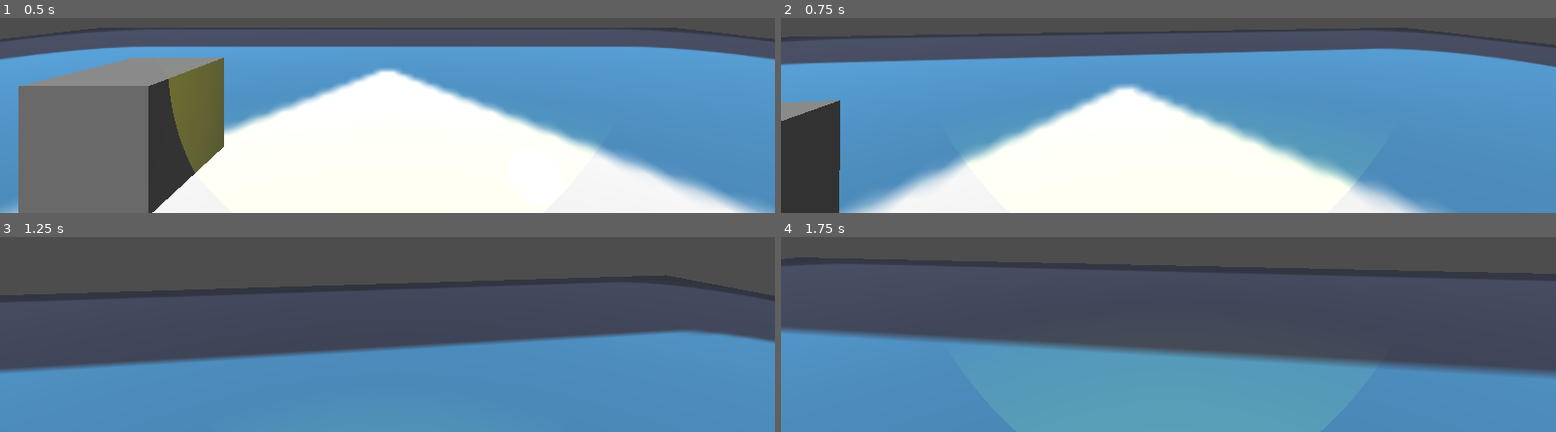
Above: before the commit, frames 1-4 (two rows, left to right).
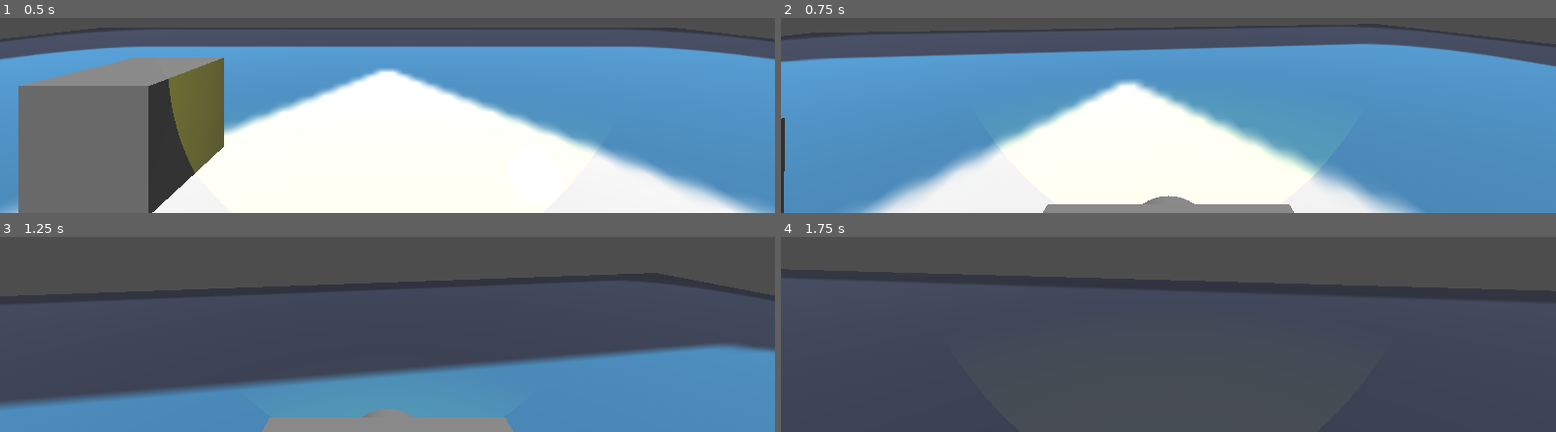
Above: after the commit, the same moments.

Repository: BrokHoly/spark-them-all
Game: Godot game, scene res://levels/sand_box.tscn
Two runs of this game, one before a commit and one after it. Both use one fixed random seed, a clock stepped at 60 frames per second and the inputs below. The engine's default icon, where the game draws it, is replaced by a stand-in: a white triangle on a blue panel in a dark square.
Inputs (mouse positions are in pixels of both pictures, inside the frame that each line leads up to):
- Up to frame 1 (0.5 s): no input
- Up to frame 2 (0.75 s): tap Enter at 0.5 s; move the mouse to (outside the picture) at 0.52 s; hold W (move_forward) from 0.53 s (still down); hold Ctrl (sprint, bound only after the commit) from 0.53 s (still down)
- Up to frame 3 (1.25 s): keep holding W (move_forward); keep holding Ctrl (sprint, bound only after the commit); tap Space (jump) at 0.77 s
- Up to frame 4 (1.75 s): keep holding W (move_forward); move the mouse to (outside the picture) at 1.27 s; release Ctrl (sprint, bound only after the commit) at 1.28 s; tap Ctrl (sprint, bound only after the commit) at 1.35 s; tap Space (jump) at 1.52 s

Frame 1 is identical in both runs. In frame 2, 13% of the frame differs, in the area x 0-100%, y 2-100%; in frame 3, 18%; in frame 4, 49%, in the area x 0-100%, y 10-100%.

Commit message:
Added Sprint (speed & fov)

Diff:
--- a/characters/player/player.gd
+++ b/characters/player/player.gd
@@ -2,10 +2,14 @@
 
 # Relative to player control
 const SPEED = 5.0
+const SPRINT_MULTIPLIER = 1.5
 const JUMP_VELOCITY = 4.5
 const LOOK_SENSITIVITY = 0.002
 const JOYSTICK_SENSITIVITY = 3.0
 const JOYSTICK_DEADZONE = 0.15
+const BASE_FOV = 75.0
+const SPRINT_FOV = 85.0
+
 var isFPS: bool = true
 
 # Relative to the lamp
@@ -14,8 +18,10 @@
 const LAMP_FOCUS_ANGLE = 30
 const LAMP_FOCUS_RANGE = 10
 
-@onready var camera: Node3D = $FPSAnchor
+@onready var fps_anchor: Node3D = $FPSAnchor
+@onready var camera: Camera3D = $FPSAnchor/Camera3D
 @onready var lamp: Node3D = $LampAnchor
+
 
 func _ready() -> void:
 	Input.set_mouse_mode(Input.MOUSE_MODE_CAPTURED)
@@ -33,12 +39,19 @@
 	var input_dir := Input.get_vector("move_left", "move_right", "move_forward", "move_backward")
 	var direction := (transform.basis * Vector3(input_dir.x, 0, input_dir.y)).normalized()
 
+	var speed_multiplier = 1.0
+	var fov = BASE_FOV
+	if(Input.is_action_pressed("sprint")):
+		speed_multiplier = SPRINT_MULTIPLIER
+		fov = SPRINT_FOV
+
+	camera.fov = lerp(camera.fov, fov, 8.0 * delta)
 	if direction:
-		velocity.x = direction.x * SPEED
-		velocity.z = direction.z * SPEED
+		velocity.x = direction.x * SPEED * speed_multiplier
+		velocity.z = direction.z * SPEED * speed_multiplier
 	else:
-		velocity.x = move_toward(velocity.x, 0, SPEED)
-		velocity.z = move_toward(velocity.z, 0, SPEED)
+		velocity.x = move_toward(velocity.x, 0, SPEED * speed_multiplier)
+		velocity.z = move_toward(velocity.z, 0, SPEED * speed_multiplier)
 
 	move_and_slide()
 
@@ -54,8 +67,8 @@
 	if event is InputEventMouseMotion and Input.get_mouse_mode() == Input.MOUSE_MODE_CAPTURED:
 		rotate_y(-event.relative.x * LOOK_SENSITIVITY)
 
-		camera.rotate_x(-event.relative.y * LOOK_SENSITIVITY)
-		camera.rotation.x = clamp(camera.rotation.x, -PI/2, PI/2)
+		fps_anchor.rotate_x(-event.relative.y * LOOK_SENSITIVITY)
+		fps_anchor.rotation.x = clamp(fps_anchor.rotation.x, -PI/2, PI/2)
 
 		update_lamp_rotation()
 
@@ -69,12 +82,12 @@
 
 	rotate_y(-look_input.x * JOYSTICK_SENSITIVITY * delta)
 
-	camera.rotate_x(-look_input.y * JOYSTICK_SENSITIVITY * delta)
-	camera.rotation.x = clamp(camera.rotation.x, -PI/2, PI/2)
+	fps_anchor.rotate_x(-look_input.y * JOYSTICK_SENSITIVITY * delta)
+	fps_anchor.rotation.x = clamp(fps_anchor.rotation.x, -PI/2, PI/2)
 
 	update_lamp_rotation()
 
 # 🔦 Shared lamp logic (so we don't duplicate code)
 func update_lamp_rotation() -> void:
-	var target_lamp_x = clamp(camera.rotation.x, -PI/4, PI/4)
+	var target_lamp_x = clamp(fps_anchor.rotation.x, -PI/4, PI/4)
 	lamp.rotation.x = lerp(lamp.rotation.x, target_lamp_x, 0.15)
--- a/project.godot
+++ b/project.godot
@@ -84,6 +84,12 @@
 "events": [Object(InputEventJoypadMotion,"resource_local_to_scene":false,"resource_name":"","device":-1,"axis":2,"axis_value":1.0,"script":null)
 ]
 }
+sprint={
+"deadzone": 0.2,
+"events": [Object(InputEventKey,"resource_local_to_scene":false,"resource_name":"","device":-1,"window_id":0,"alt_pressed":false,"shift_pressed":false,"ctrl_pressed":false,"meta_pressed":false,"pressed":false,"keycode":0,"physical_keycode":4194326,"key_label":0,"unicode":0,"location":0,"echo":false,"script":null)
+, Object(InputEventJoypadMotion,"resource_local_to_scene":false,"resource_name":"","device":-1,"axis":4,"axis_value":1.0,"script":null)
+]
+}
 
 [layer_names]
 
